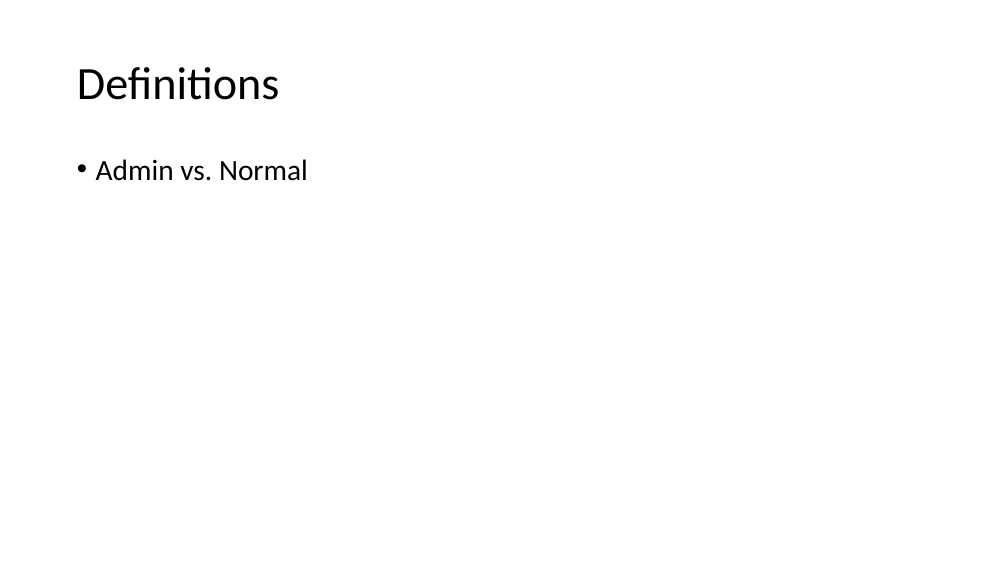
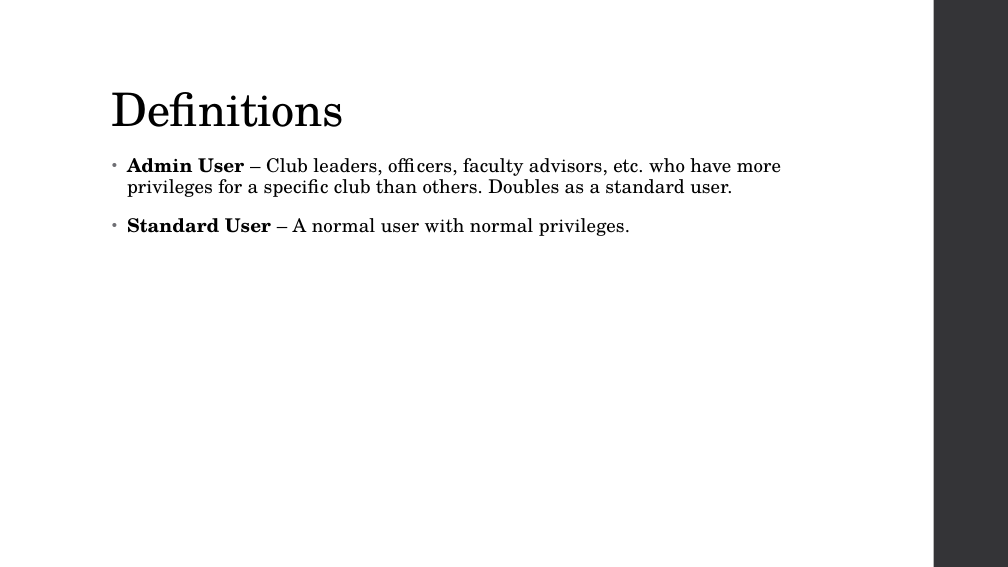
Before and after one commit to amgabriel45/CS495ClubStuff, a slide deck: slide 3 of Crimson Clubs (Requirements).pptx (slide 4 before the commit). Drawn at 1008x567 pixels with LibreOffice and Linux fonts; fonts in the diff are those of the drawing. Boxes give left, top, right and bottom in pixels: in the first picture for what was removed or moved away, otherwise in the second. Text is boxed around its words. In the diff, an @@ line names an element or a change of style, - is before the commit and + after.

```diff
--- a/Crimson Clubs (Requirements).pptx
+++ b/Crimson Clubs (Requirements).pptx
@@ rectangle added at <box>934,0,1008,567</box>, fill #353537 @@
@@ title "Definitions": place and size @@
-title "Definitions" at <box>77,67,280,100</box>
+title "Definitions" at <box>112,92,344,127</box>
@@ title "Definitions" at <box>112,92,344,127</box>: font Calibri to TeX Gyre Schola, letter spacing 0 to -0.5 pt; vertical alignment middle to bottom @@
@@ text at <box>127,158,781,236</box>: text changed; size 28 to 18 pt; font Calibri to TeX Gyre Schola @@
-• Admin vs. Normal
+• Admin User – Club leaders, officers, faculty advisors, etc. who have more privileges for a specific club than others. Doubles as a standard user.
+• Standard User – A normal user with normal privileges.
```
Also in this commit, not shown: 7 other slides changed, 5 slides added, 6 slides removed.
